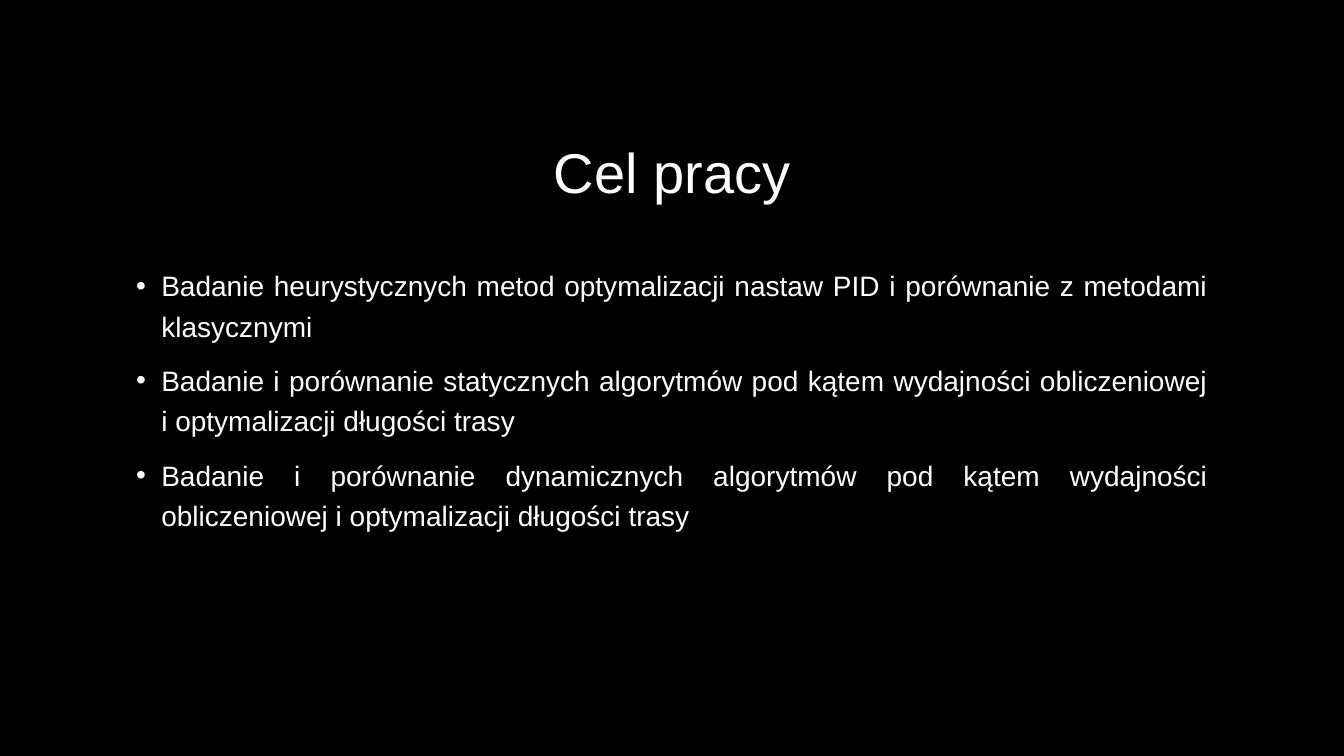
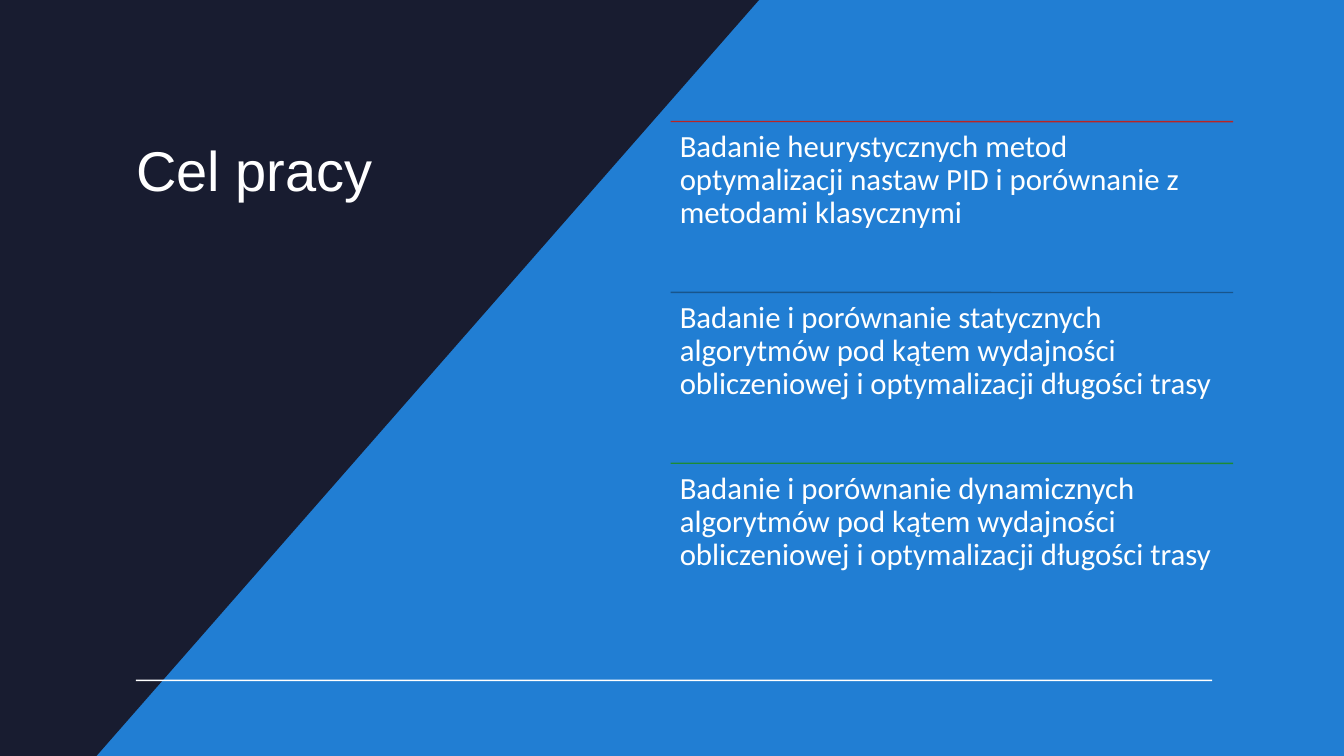
Before and after one commit to DevxMike/master_degree, a slide deck: slide 2 of ppt/Magisterka.odp. Drawn at 1344x756 pixels with LibreOffice and Linux fonts; fonts in the diff are those of the drawing. Boxes give left, top, right and bottom in pixels: in the first picture for what was removed or moved away, otherwise in the second. Text is boxed around its words. In the diff, an @@ line names an element or a change of style, - is before the commit and + after.

```diff
--- a/ppt/Magisterka.odp
+++ b/ppt/Magisterka.odp
@@ freeform shape added at (0, 0, 1344, 756), fill #217ED3 @@
@@ freeform shape added at (0, 0, 759, 756), fill #181C30 @@
@@ title "Cel pracy": place and size @@
-title "Cel pracy" at (554, 152, 790, 203)
+title "Cel pracy" at (136, 150, 373, 201)
@@ title "Cel pracy" at (136, 150, 373, 201): alignment centre to left; vertical alignment middle to top @@
@@ text removed at (161, 275, 1207, 531) @@
-• Badanie heurystycznych metod optymalizacji nastaw PID i porównanie z metodami klasycznymi
-• Badanie i porównanie statycznych algorytmów pod kątem wydajności obliczeniowej i optymalizacji długości trasy
-• Badanie i porównanie dynamicznych algorytmów pod kątem wydajności obliczeniowej i optymalizacji długości trasy
@@ group added at (670, 122, 1233, 634): 3 freeform shapes, 3 frees @@
+Badanie heurystycznych metod optymalizacji nastaw PID i porównanie z metodami klasycznymi
+Badanie i porównanie statycznych algorytmów pod kątem wydajności obliczeniowej i optymalizacji długości trasy
+Badanie i porównanie dynamicznych algorytmów pod kątem wydajności obliczeniowej i optymalizacji długości trasy
@@ line added from (136, 681) to (1212, 681), #FFFFFF 0.99 pt @@
```
Also in this commit, not shown: 20 other slides changed, 2 slides added, 8 slides removed, 2 other files.
